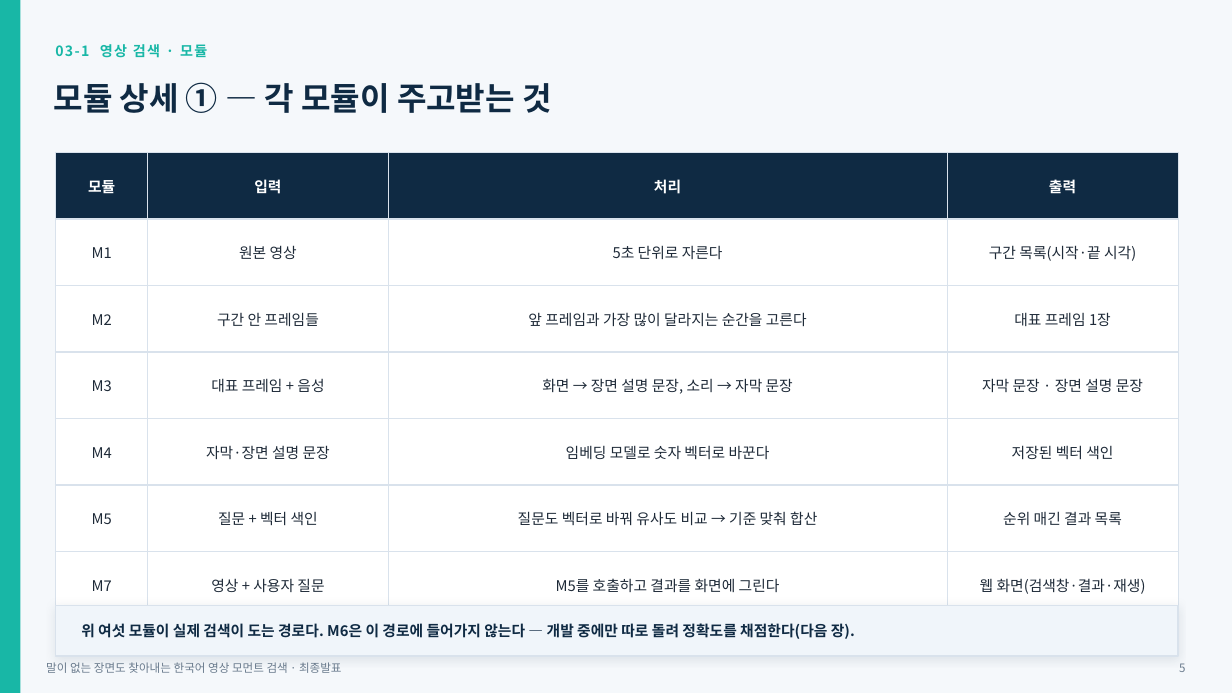
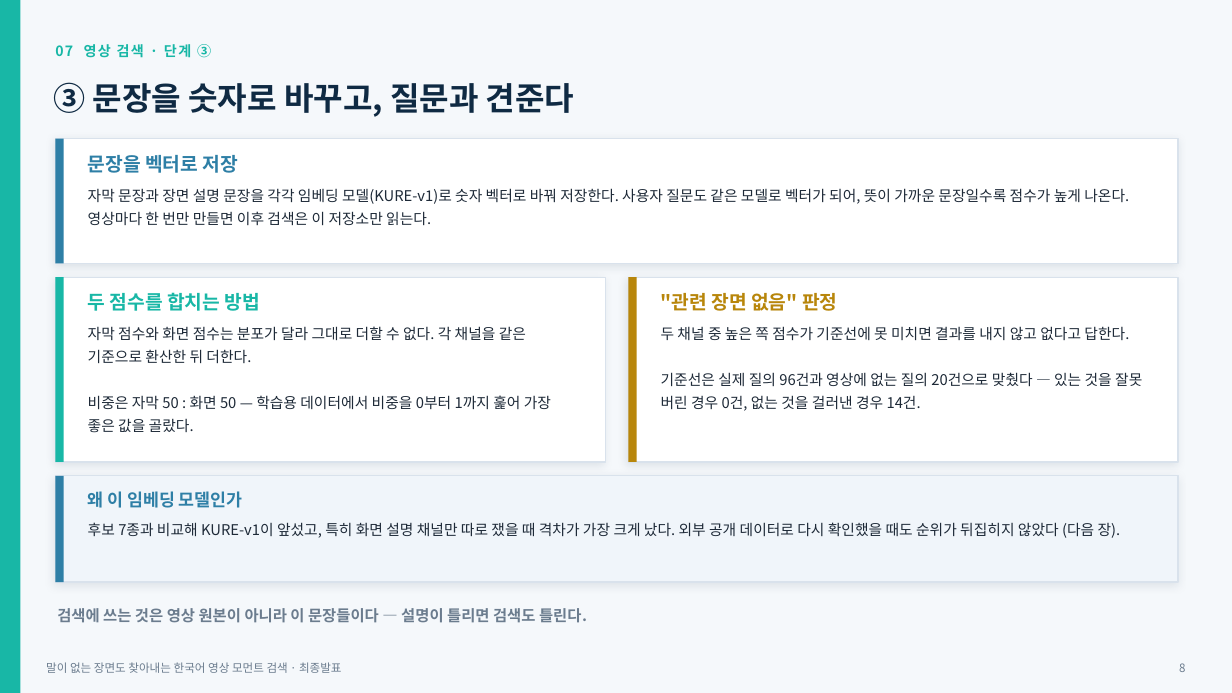
Before and after one commit to jds6511-hash/jds-prj, a slide deck: slide 8 of docs/final_presentation.pptx (slide 5 before the commit). Drawn at 1232x693 pixels with LibreOffice and Linux fonts; fonts in the diff are those of the drawing. Boxes give left, top, right and bottom in pixels: in the first picture for what was removed or moved away, otherwise in the second. Text is boxed around its words. In the diff, an @@ line names an element or a change of style, - is before the commit and + after.

```diff
--- a/docs/final_presentation.pptx
+++ b/docs/final_presentation.pptx
@@ text at (55,44,211,58): text changed @@
-03-1 영상 검색 · 모듈
+07 영상 검색 · 단계 ③
@@ text at (54,82,574,117): text changed @@
-모듈 상세 ① — 각 모듈이 주고받는 것
+③ 문장을 숫자로 바꾸고, 질문과 견준다
@@ rectangle added at (55,139,1178,263), fill #FFFFFF, outline #D9E2EC 1 pt @@
@@ rectangle added at (55,139,64,263), fill #2E7FA6 @@
@@ table removed at (55,152,1178,598), 7 rows, 4 columns @@
-모듈 | 입력 | 처리 | 출력
-M1 | 원본 영상 | 5초 단위로 자른다 | 구간 목록(시작·끝 시각)
-M2 | 구간 안 프레임들 | 앞 프레임과 가장 많이 달라지는 순간을 고른다 | 대표 프레임 1장
-M3 | 대표 프레임 + 음성 | 화면 → 장면 설명 문장, 소리 → 자막 문장 | 자막 문장 · 장면 설명 문장
-M4 | 자막·장면 설명 문장 | 임베딩 모델로 숫자 벡터로 바꾼다 | 저장된 벡터 색인
-M5 | 질문 + 벡터 색인 | 질문도 벡터로 바꿔 유사도 비교 → 기준 맞춰 합산 | 순위 매긴 결과 목록
-M7 | 영상 + 사용자 질문 | M5를 호출하고 결과를 화면에 그린다 | 웹 화면(검색창·결과·재생)
@@ text added at (88,155,238,173), 15 pt, text #2E7FA6, bold @@
+문장을 벡터로 저장
@@ text added at (88,188,1129,225), 11.5 pt, text #1E2A38 @@
+자막 문장과 장면 설명 문장을 각각 임베딩 모델(KURE-v1)로 숫자 벡터로 바꿔 저장한다. 사용자 질문도 같은 모델로 벡터가 되어, 뜻이 가까운 문장일수록 점수가 높게 나온다. 영상마다 한 번만 만들면 이후 검색은 이 저장소만 읽는다.
@@ rectangle added at (55,277,605,462), fill #FFFFFF, outline #D9E2EC 1 pt @@
@@ rectangle added at (55,277,64,462), fill #18B7A6 @@
@@ text added at (88,292,260,311), 15 pt, text #18B7A6, bold @@
+두 점수를 합치는 방법
@@ rectangle added at (628,277,1178,462), fill #FFFFFF, outline #D9E2EC 1 pt @@
@@ rectangle added at (628,277,637,462), fill #B8860B @@
@@ text added at (661,293,837,311), 15 pt, text #B8860B, bold @@
+"관련 장면 없음" 판정
@@ text added at (88,326,551,433), 11.5 pt, text #1E2A38 @@
+자막 점수와 화면 점수는 분포가 달라 그대로 더할 수 없다. 각 채널을 같은 기준으로 환산한 뒤 더한다.
+비중은 자막 50 : 화면 50 — 학습용 데이터에서 비중을 0부터 1까지 훑어 가장 좋은 값을 골랐다.
@@ text added at (661,326,1142,411), 11.5 pt, text #1E2A38 @@
+두 채널 중 높은 쪽 점수가 기준선에 못 미치면 결과를 내지 않고 없다고 답한다.
+기준선은 실제 질의 96건과 영상에 없는 질의 20건으로 맞췄다 — 있는 것을 잘못 버린 경우 0건, 없는 것을 걸러낸 경우 14건.
@@ rectangle: place and size @@
-rectangle at (55,605,1178,656)
+rectangle at (55,476,1178,582)
@@ rectangle added at (55,476,64,582), fill #2E7FA6 @@
@@ text added at (88,491,243,508), 13.5 pt, text #2E7FA6, bold @@
+왜 이 임베딩 모델인가
@@ text added at (88,522,1121,538), 11.5 pt, text #1E2A38 @@
+후보 7종과 비교해 KURE-v1이 앞섰고, 특히 화면 설명 채널만 따로 쟀을 때 격차가 가장 크게 났다. 외부 공개 데이터로 다시 확인했을 때도 순위가 뒤집히지 않았다 (다음 장).
@@ text added at (57,608,587,623), 12 pt, text #6B7C8E, bold @@
+검색에 쓰는 것은 영상 원본이 아니라 이 문장들이다 — 설명이 틀리면 검색도 틀린다.
@@ text removed at (81,623,855,639) @@
-위 여섯 모듈이 실제 검색이 도는 경로다. M6은 이 경로에 들어가지 않는다 — 개발 중에만 따로 돌려 정확도를 채점한다(다음 장).
```
Also in this commit, not shown: 9 other slides changed, 7 slides added, 5 slides removed, 47 other files.
